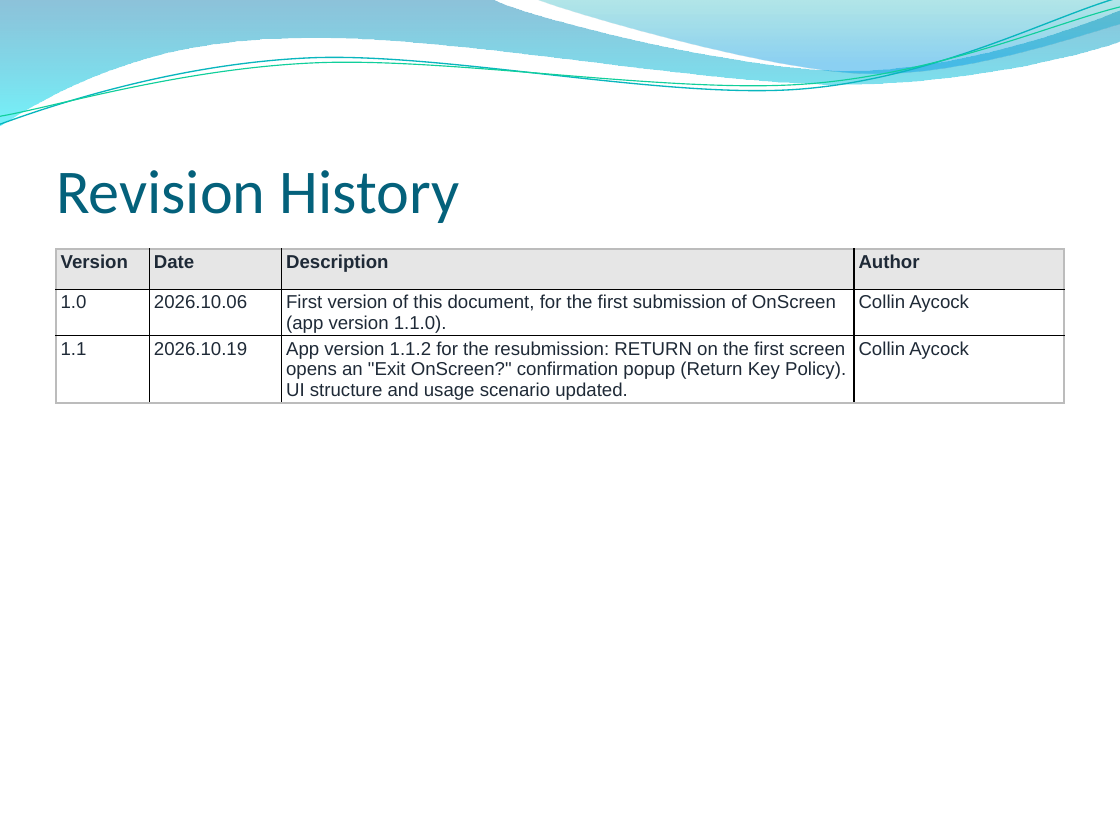
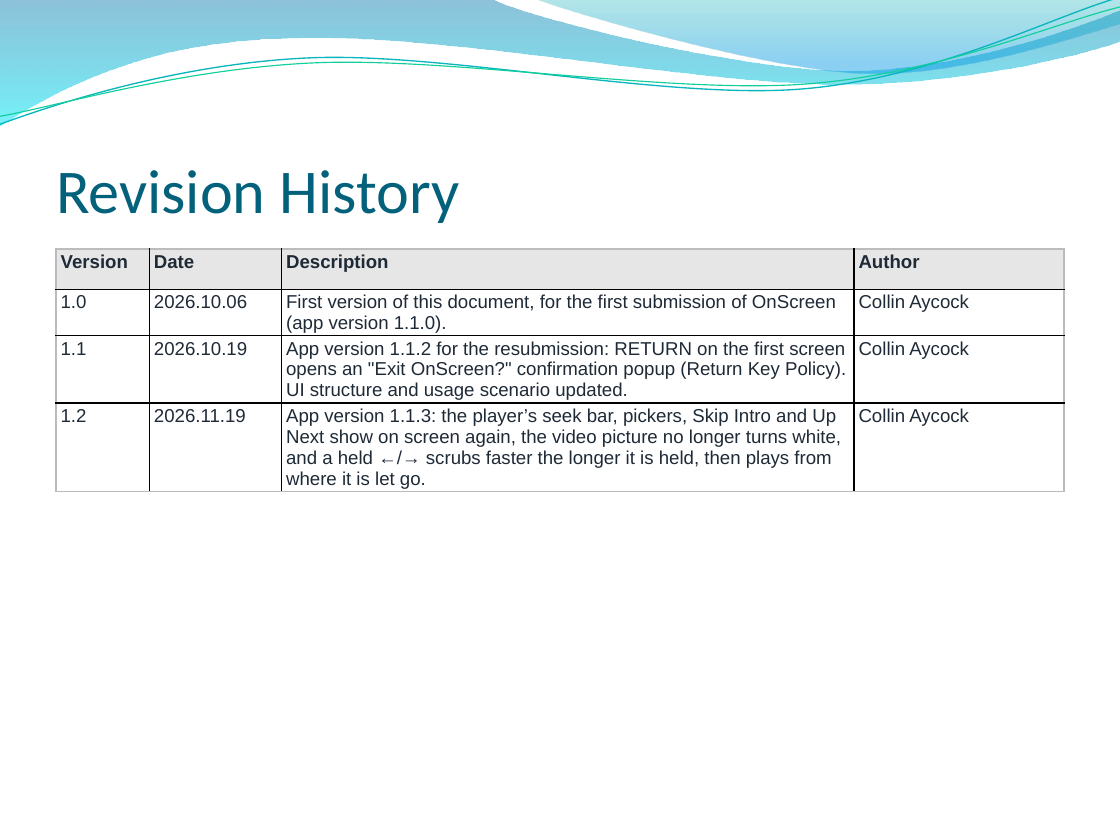
Before and after one commit to CollinJAycock/OnScreen, a slide deck: slide 2 of docs/store-assets/samsung-appstore/OnScreen_App_Description.pptx. Drawn at 1120x840 pixels with LibreOffice and Linux fonts; fonts in the diff are those of the drawing; background and template pictures are left out. Boxes give left, top, right and bottom in pixels: in the first picture for what was removed or moved away, otherwise in the second. Text is boxed around its words. In the diff, an @@ line names an element or a change of style, - is before the commit and + after.

```diff
--- a/docs/store-assets/samsung-appstore/OnScreen_App_Description.pptx
+++ b/docs/store-assets/samsung-appstore/OnScreen_App_Description.pptx
@@ table at (56, 249, 1064, 493) @@
+row 4: 1.2 | 2026.11.19 | App version 1.1.3: the player’s seek bar, pickers, Skip Intro and Up Next show on screen again, the video picture no longer turns white, and a held ←/→ scrubs faster the longer it is held, then plays from where it is let go. | Collin Aycock
```
Also in this commit, not shown: 6 other files.
